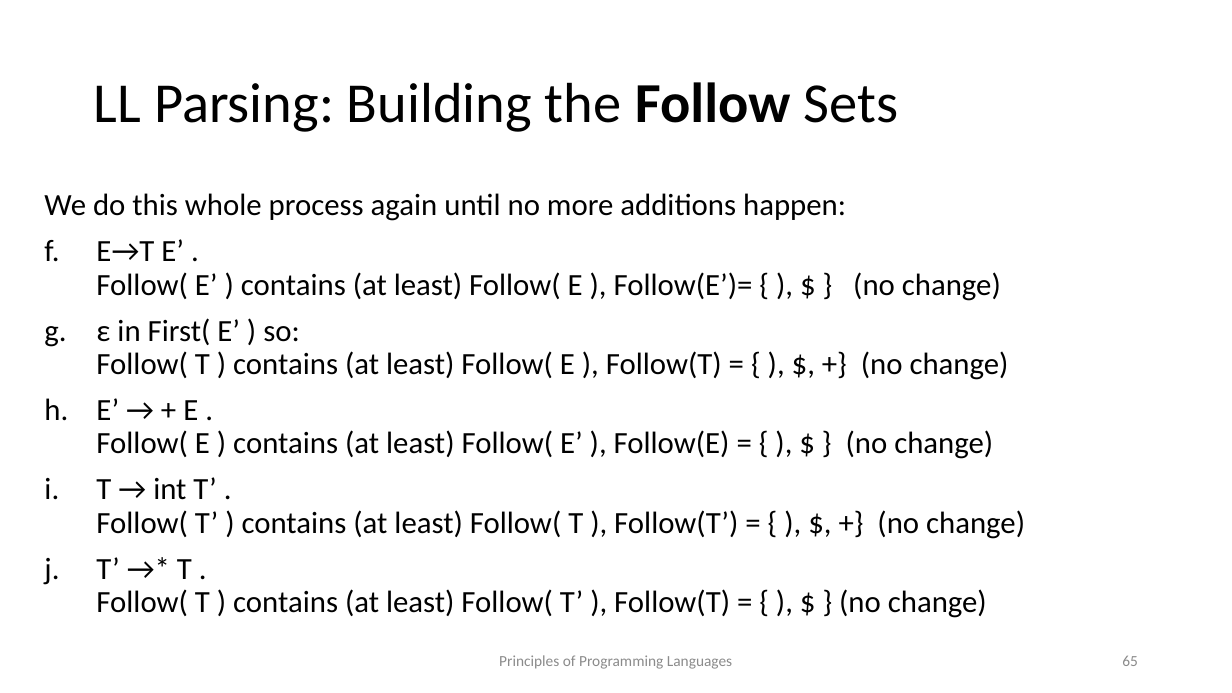
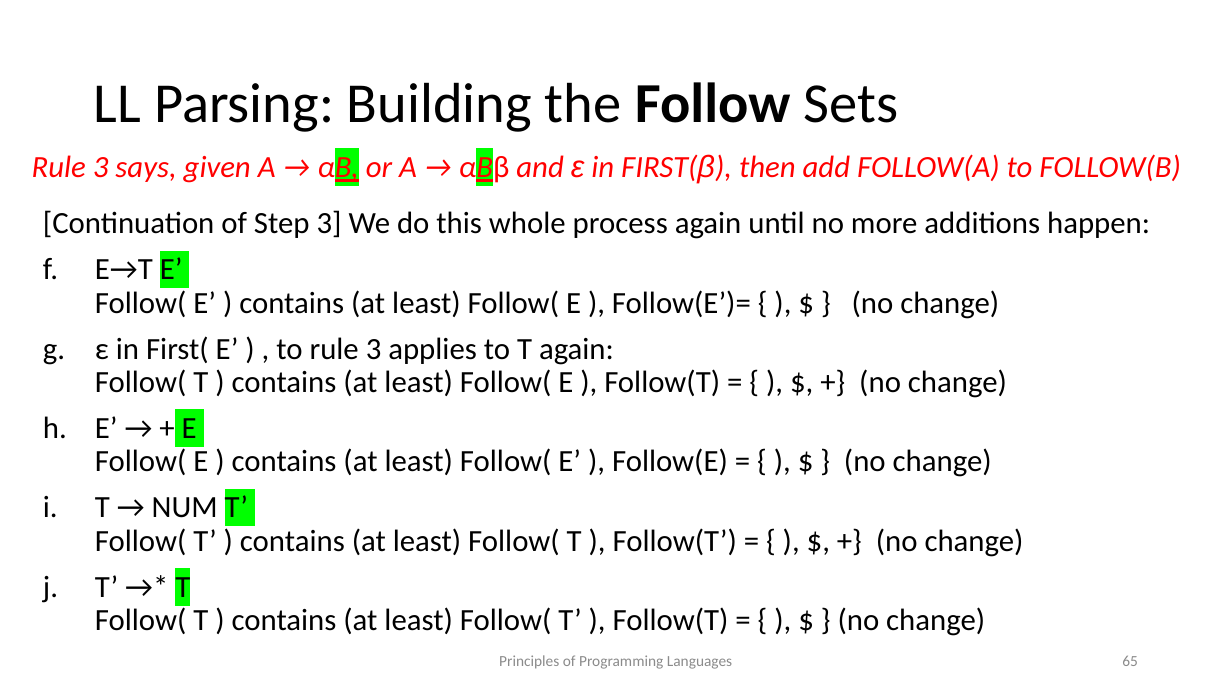
Before and after one commit to kongm/pl-design, a slide deck: slide 65 of C3-SyntacticAnalysis.pptx. Drawn at 1232x693 pixels with LibreOffice and Linux fonts; fonts in the diff are those of the drawing. Boxes give left, top, right and bottom in pixels: in the first picture for what was removed or moved away, otherwise in the second. Text is boxed around its words. In the diff, an @@ line names an element or a change of style, - is before the commit and + after.

```diff
--- a/C3-SyntacticAnalysis.pptx
+++ b/C3-SyntacticAnalysis.pptx
@@ text added at bbox=[32, 151, 1181, 185], 24 pt, text #FF0000, italic @@
+Rule 3 says, given A → αB, or A → αBβ and ε in FIRST(β), then add FOLLOW(A) to FOLLOW(B)
@@ text at bbox=[43, 210, 1150, 636]: text changed @@
-We do this whole process again until no more additions happen:
-f. E→T E’ .
-   Follow( E’ ) contains (at least) Follow( E ), Follow(E’)= { ), $ } (no change)
-g. ε in First( E’ ) so:
-   Follow( T ) contains (at least) Follow( E ), Follow(T) = { ), $, +} (no change)
-h. E’ → + E .
-   Follow( E ) contains (at least) Follow( E’ ), Follow(E) = { ), $ } (no change)
-i. T → int T’ .
-   Follow( T’ ) contains (at least) Follow( T ), Follow(T’) = { ), $, +} (no change)
-j. T’ →* T .
-   Follow( T ) contains (at least) Follow( T’ ), Follow(T) = { ), $ } (no change)
+[Continuation of Step 3] We do this whole process again until no more additions happen:
+f. E→T E’
+   Follow( E’ ) contains (at least) Follow( E ), Follow(E’)= { ), $ } (no change)
+g. ε in First( E’ ) , to rule 3 applies to T again:
+   Follow( T ) contains (at least) Follow( E ), Follow(T) = { ), $, +} (no change)
+h. E’ → + E
+   Follow( E ) contains (at least) Follow( E’ ), Follow(E) = { ), $ } (no change)
+i. T → NUM T’
+   Follow( T’ ) contains (at least) Follow( T ), Follow(T’) = { ), $, +} (no change)
+j. T’ →* T
+   Follow( T ) contains (at least) Follow( T’ ), Follow(T) = { ), $ } (no change)
```
Also in this commit, not shown: 4 other slides changed, 1 other file.
